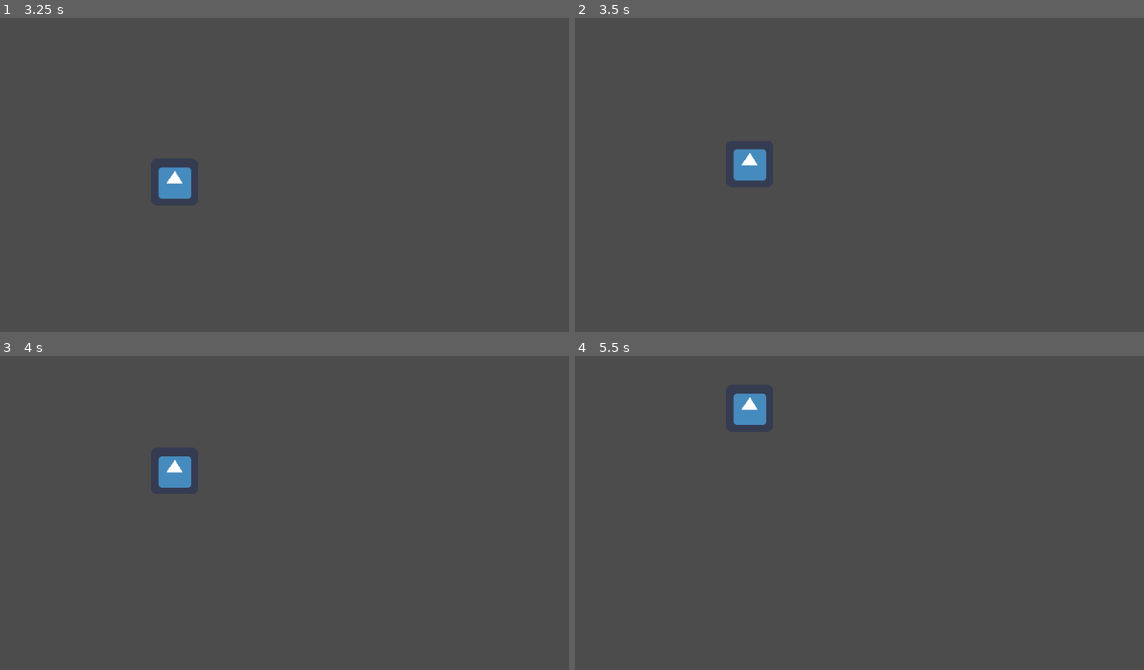
Above: before the commit, frames 1-4 (two rows, left to right).
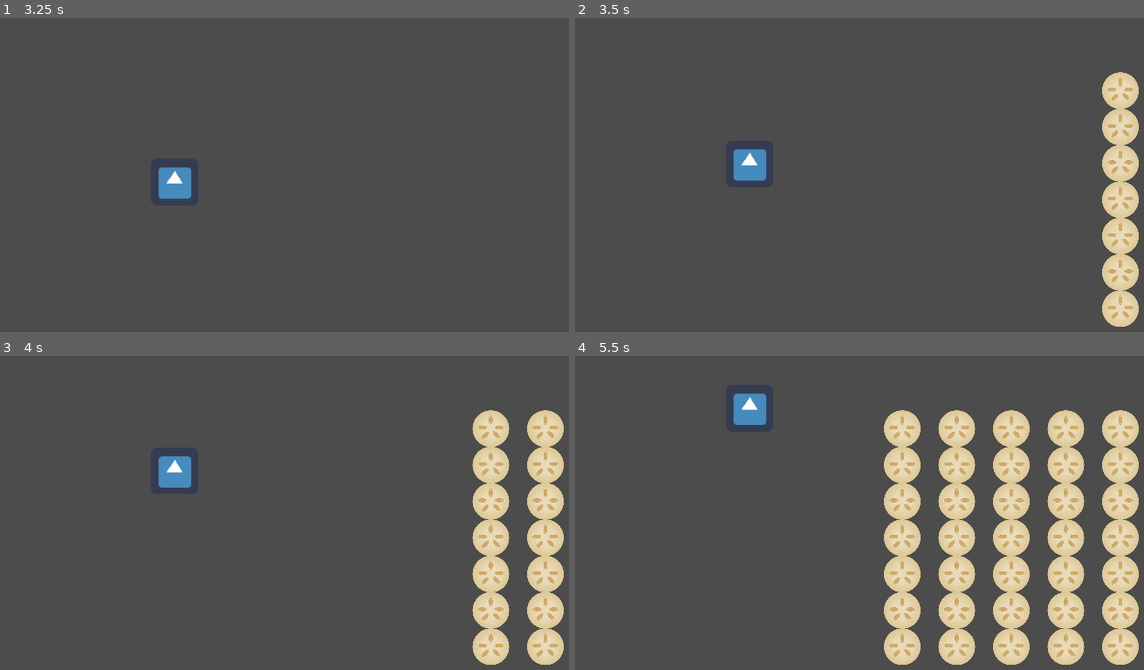
Above: after the commit, the same moments.

Repository: EricWRogers/GodotObjectPoolTutorial
Game: Godot game, scene res://scenes/World.tscn
The game is run twice, just before and just after one commit, with the same random seed, the same clock (stepped at 60 frames per second) and the same inputs. The engine's default icon, where the game draws it, is replaced by a stand-in: a white triangle on a blue panel in a dark square.
Inputs:
- Up to frame 1 (3.25 s): tap Space (JUMP) at 0.77, 1.52, 3.02 s
- Up to frame 2 (3.5 s): no input
- Up to frame 3 (4 s): tap Space (JUMP) at 3.77 s
- Up to frame 4 (5.5 s): tap Space (JUMP) at 4.52 s

Frame 1 is identical in both runs. In frame 2, 4.2% of the frame differs, in the area x 92-100%, y 17-99%; in frame 3, 8.4%; in frame 4, 21%, in the area x 54-100%, y 17-99%.
Error before the commit: Invalid call. Nonexistent function 'take_node' in base 'Node (ObjectPool.gd)'. (res://scripts/WaveSpawner.gd:51)

Commit message:
Script after tutorial

Diff:
--- a/scripts/helper_scripts/ObjectPool.gd
+++ b/scripts/helper_scripts/ObjectPool.gd
@@ -1,5 +1,63 @@
 extends Node
 class_name ObjectPool
 
-# follow the tutorial to fill out the object pool script
-# or checkout the end branch
+export var min_load_amount = 10
+export var object_pool: Dictionary = {}
+
+var _return_queue : Array = []
+
+func _process(delta):
+	# This is done so that returning the node happens after collision is done
+	# calculating to avoid error.
+	_clean_return_queue()
+
+# Given a path to a scene file, take_node returns said scene from pool.
+# @param path should be "*.tscn" scene files.
+# @return the node from the pool that you asked for.
+func take_node(path: String):
+	var object
+	if not path in object_pool:
+		_load_object(path)
+
+	object = object_pool[path][0]
+	object_pool[path].erase(object)
+
+	if (len(object_pool[path]) < 1):
+		object_pool.erase(path)
+
+	return object
+
+# return_node will add the node to the _return_queue.
+# @param object is a node you wish to return to the pool.
+func return_node(object):
+	if _return_queue.has(object):
+		return
+	_return_queue.append(object)
+
+# Given a path to a scene file, _load_node adds said scene to the object pool
+# times the min_load_amount.
+# @param path should be "*.tscn" scene files.
+func _load_object(path: String):
+	var resource = load(path)
+	for _i in min_load_amount:
+		var object = resource.instance()
+		if path in object_pool:
+			object_pool[path].append(object)
+		else:
+			object_pool[path] = [object]
+
+# Given _return_queue is not empty, _clean_return_queue will remove the objects
+# from the tree then add them back to the pool.
+func _clean_return_queue():
+	while len(_return_queue) != 0:
+		var object = _return_queue.pop_front()
+		if object == null:
+			return
+		var par = object.get_parent()
+		if par == null:
+			return
+		par.remove_child(object)
+		if object.filename in object_pool:
+			object_pool[object.filename].append(object)
+		else:
+			object_pool[object.filename] = [object]
